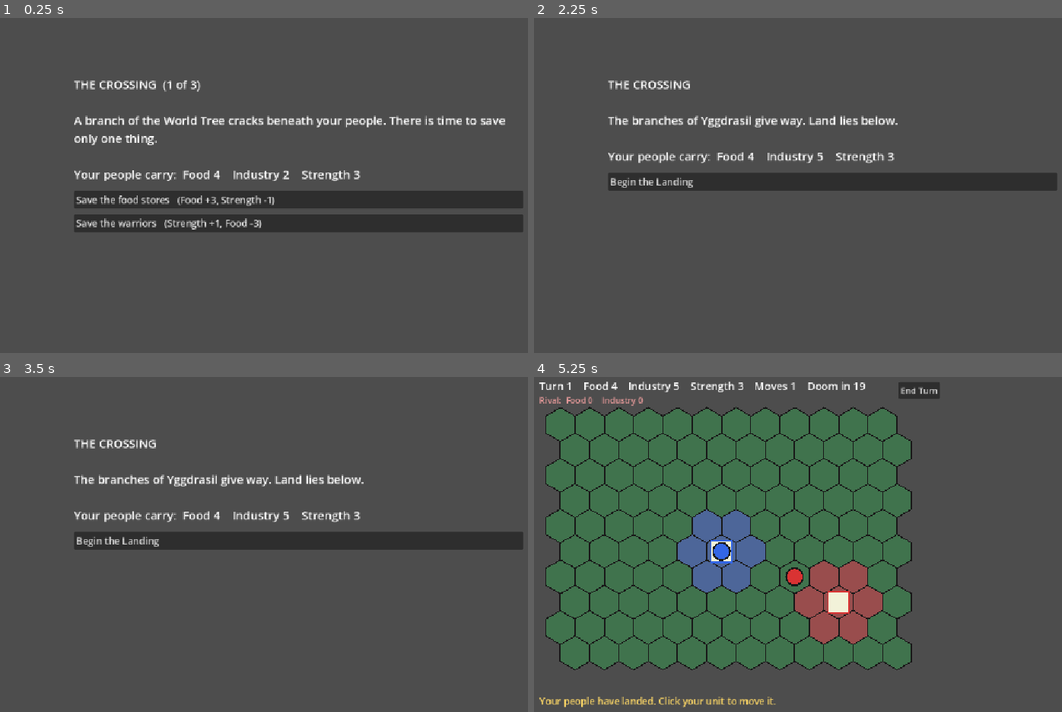
Above: before the commit, frames 1-4 (two rows, left to right).
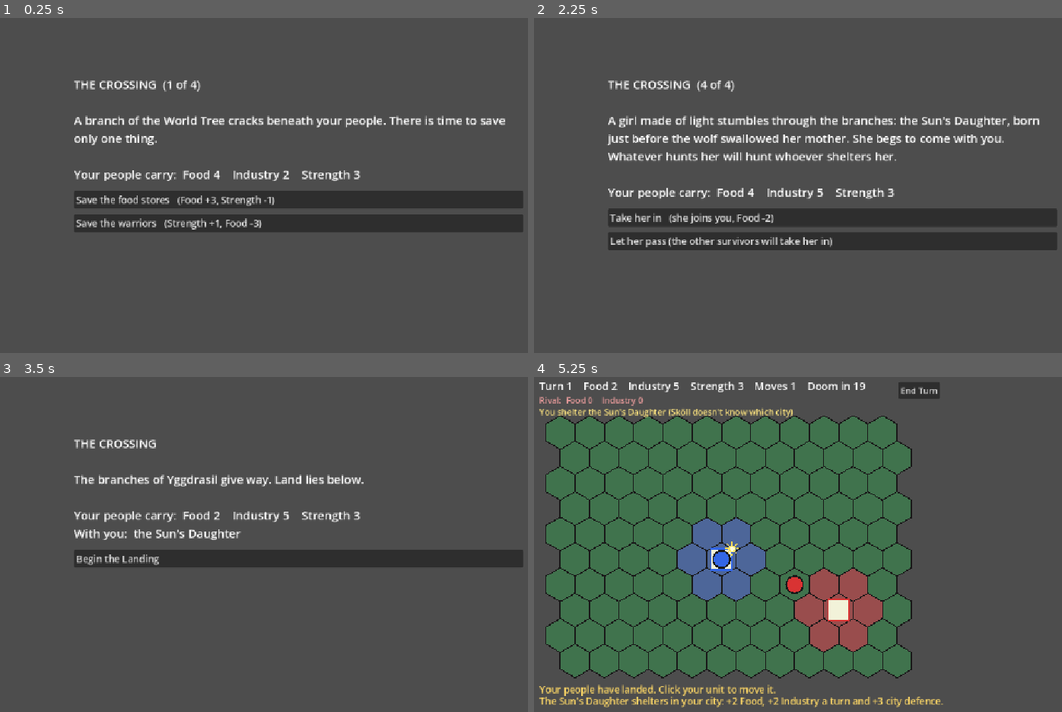
Above: after the commit, the same moments.

Repository: BnanaSkully/after-ragnorok-prototype
Game: Godot game, scene res://main.tscn
The game is run twice, just before and just after one commit, with the same random seed, the same clock (stepped at 60 frames per second) and the same inputs.
Inputs (mouse positions are in pixels of both pictures, inside the frame that each line leads up to):
- Up to frame 1 (0.25 s): no input
- Up to frame 2 (2.25 s): click "Save the food stores (Food +3…" at 0.5 s; click "Strip it for tools (Industry …" at 1.25 s; click "Stand and fight (Strength +1,…" at 2 s
- Up to frame 3 (3.5 s): click (300, 578) at 2.75 s, where only the run after the commit has a clickable "Take her in (she joins you, F…"
- Up to frame 4 (5.25 s): click "Begin the Landing" at 3.5 s; tap Enter at 4.25 s; move the mouse to (966, 524) at 4.27 s; click (966, 524) at 4.42 s; tap Space at 5 s; move the mouse to (713, 561) at 5.02 s; click (713, 561) at 5.17 s

The runs differ from the first frame. In frame 1, less than 0.1% of the frame differs, in the area x 36-38%, y 18-22%; in frame 2, 17%, in the area x 13-99%, y 18-70%; in frame 3, 8.8%; in frame 4, 14%.

Commit message:
Add the Sun's Daughter, won or lost during the Crossing
A fourth Crossing event lets the player take her in (Food -2) or let
her pass, in which case the rival's people shelter her. Her holder
gets +2 Food, +2 Industry a turn and +3 city defence. Sköll doesn't
know where she is: if he attacks her city and loses, Phase 3 starts
early; if he wins, he swallows her, rises to Strength 20 with a
blazing look, and the map goes dark.

Also fixes a rare bug where Sköll could stand on a unit after
destroying a city that an enemy unit had moved into: every unit in
a destroyed city now dies.

Co-Authored-By: Claude Opus 5.5 <noreply@anthropic.com>
Claude-Session: https://claude.ai/code/session_01Kpeg7E5nkYcPnqopYPPAon

Diff:
--- a/crossing_events.gd
+++ b/crossing_events.gd
@@ -30,4 +30,13 @@
 			{"label": "Drop the heavy gear and run", "effects": {"industry": -2}},
 		],
 	},
+	# The Sun's Daughter. "daughter": 1 means she joins the player; if the player
+	# lets her pass, the rival's people take her in instead.
+	{
+		"text": "A girl made of light stumbles through the branches: the Sun's Daughter, born just before the wolf swallowed her mother. She begs to come with you. Whatever hunts her will hunt whoever shelters her.",
+		"choices": [
+			{"label": "Take her in", "effects": {"daughter": 1, "food": -2}},
+			{"label": "Let her pass (the other survivors will take her in)", "effects": {}},
+		],
+	},
 ]
--- a/main.gd
+++ b/main.gd
@@ -3,12 +3,21 @@
 const HEX_SIZE := 32.0
 const COLS := 12
 const ROWS := 10
-const OFFSET := Vector2(60, 100)
+const OFFSET := Vector2(60, 115)
 const DOOM_TURN := 20 # survive until this turn and Phase 3 (chaos) begins
 const SKOLL_WARNING_TURN := 10 # howling warnings start on this turn
 const SKOLL_TURN := 14 # Sköll arrives on this turn
-const SKOLL_STRENGTH := 12
+const SKOLL_STRENGTH := 12 # his starting Strength
+const SKOLL_SWALLOWED_STRENGTH := 20 # his Strength after swallowing the Sun's Daughter
 const INDUSTRY_PER_DEFENCE := 5 # every 5 stored Industry adds 1 to a city's defence
+
+# The Sun's Daughter: a refugee met during the Crossing. If the player takes her in
+# she shelters in the player's city; if not, the rival's people take her in.
+const DAUGHTER_NAME := "the Sun's Daughter" # change her name here
+const DAUGHTER_FOOD := 2 # extra Food per turn for whoever shelters her
+const DAUGHTER_INDUSTRY := 2 # extra Industry per turn
+const DAUGHTER_DEFENCE := 3 # extra defence for the city sheltering her
+enum Daughter { SHELTERED, SWALLOWED }
 const NO_CELL := Vector2i(-1, -1)
 const MIN_LANDING_DISTANCE := 4 # how many hexes away from the rival's city you must land
 const Crossing := preload("res://crossing_events.gd") # the Crossing's events live in this file
@@ -40,6 +49,10 @@
 # Sköll, the wolf who swallowed the sun. He can't be killed, only driven back.
 var skoll_active := false
 var skoll_pos := NO_CELL
+var skoll_strength := SKOLL_STRENGTH
+
+var daughter_state := Daughter.SHELTERED
+var daughter_holder: Faction = null # who shelters her (decided during the Crossing)
 
 func _ready() -> void:
 	end_turn_button = Button.new()
@@ -75,6 +88,8 @@
 	player.unit_alive = false
 	player.food = Crossing.START_FOOD
 	player.industry = Crossing.START_INDUSTRY
+	daughter_state = Daughter.SHELTERED
+	daughter_holder = null
 	end_turn_button.visible = false
 	crossing_panel.visible = true
 	messages.clear()
@@ -84,11 +99,15 @@
 	for b in crossing_buttons.get_children():
 		b.queue_free()
 	var tally := "Your people carry:  Food %d    Industry %d    Strength %d" % [player.food, player.industry, player.strength]
+	if daughter_holder == player:
+		tally += "\nWith you:  %s" % DAUGHTER_NAME
 	if crossing_step < Crossing.EVENTS.size():
 		var event: Dictionary = Crossing.EVENTS[crossing_step]
 		crossing_label.text = "THE CROSSING  (%d of %d)\n\n%s\n\n%s" % [crossing_step + 1, Crossing.EVENTS.size(), event["text"], tally]
 		for choice in event["choices"]:
-			add_crossing_button("%s   (%s)" % [choice["label"], describe_effects(choice["effects"])], choose.bind(choice["effects"]))
+			var effects_text := describe_effects(choice["effects"])
+			var label: String = choice["label"] if effects_text == "" else "%s   (%s)" % [choice["label"], effects_text]
+			add_crossing_button(label, choose.bind(choice["effects"]))
 	else:
 		crossing_label.text = "THE CROSSING\n\nThe branches of Yggdrasil give way. Land lies below.\n\n%s" % tally
 		add_crossing_button("Begin the Landing", start_landing)
@@ -106,7 +125,10 @@
 func describe_effects(effects: Dictionary) -> String:
 	var parts: Array[String] = []
 	for key in effects:
-		parts.append("%s %+d" % [String(key).capitalize(), effects[key]])
+		if key == "daughter":
+			parts.append("she joins you")
+		else:
+			parts.append("%s %+d" % [String(key).capitalize(), effects[key]])
 	return ", ".join(parts)
 
 # Apply a choice's effects. Nothing can drop below 0 (Strength below 1).
@@ -114,6 +136,8 @@
 	player.food = maxi(0, player.food + effects.get("food", 0))
 	player.industry = maxi(0, player.industry + effects.get("industry", 0))
 	player.strength = maxi(1, player.strength + effects.get("strength", 0))
+	if effects.get("daughter", 0) > 0:
+		daughter_holder = player
 	crossing_step += 1
 	show_crossing_step()
 
@@ -121,6 +145,8 @@
 # The player has no city or unit yet and must pick a hex to settle.
 func start_landing() -> void:
 	phase = Phase.LANDING
+	if daughter_holder == null:
+		daughter_holder = rival # the player let her pass; the rival's people took her in
 	crossing_panel.visible = false
 	end_turn_button.visible = true
 	player.city_pos = NO_CELL
@@ -143,6 +169,10 @@
 	hover_cell = NO_CELL
 	end_turn_button.disabled = false
 	messages = ["Your people have landed. Click your unit to move it."]
+	if daughter_holder == player:
+		add_message("%s shelters in your city: +%d Food, +%d Industry a turn and +%d city defence." % [DAUGHTER_NAME.capitalize(), DAUGHTER_FOOD, DAUGHTER_INDUSTRY, DAUGHTER_DEFENCE])
+	else:
+		add_message("%s shelters in %s's city." % [DAUGHTER_NAME.capitalize(), daughter_holder.name])
 	queue_redraw()
 
 func end_turn() -> void:
@@ -152,13 +182,16 @@
 	rival_take_turn()
 	turn += 1
 	skoll_take_turn()
-	if game_over: # Sköll may have destroyed the player's city
+	if game_over: # Sköll may have destroyed the player's city or found the Daughter
 		return
 	for f in factions:
 		if f.city_pos == NO_CELL:
 			continue # this faction's city has fallen; it's out of the game
 		f.food += 2
 		f.industry += 1
+		if f == daughter_holder:
+			f.food += DAUGHTER_FOOD
+			f.industry += DAUGHTER_INDUSTRY
 		f.unit_moves = 1
 		# A destroyed unit returns at its city, as long as the city hex is free.
 		if not f.unit_alive and not is_blocked(f.city_pos):
@@ -261,30 +294,54 @@
 		skoll_pos = best
 
 # A city's defence: its unit's Strength if the unit is standing in it,
-# plus 1 for every INDUSTRY_PER_DEFENCE Industry stored.
+# plus 1 for every INDUSTRY_PER_DEFENCE Industry stored,
+# plus DAUGHTER_DEFENCE if it shelters the Sun's Daughter.
 func city_defence(f: Faction) -> int:
 	var defence := f.industry / INDUSTRY_PER_DEFENCE
 	if f.unit_alive and f.unit_pos == f.city_pos:
 		defence += f.strength
+	if f == daughter_holder:
+		defence += DAUGHTER_DEFENCE
 	return defence
 
+# Sköll doesn't know who shelters the Daughter. He only finds out after
+# the battle, if she turns out to be in the city he attacked.
 func skoll_attacks_city(f: Faction) -> void:
 	var defence := city_defence(f)
-	var chance := win_chance(SKOLL_STRENGTH, defence)
+	var chance := win_chance(skoll_strength, defence)
+	var she_is_here := f == daughter_holder
 	if randf() < chance:
 		add_message("Sköll attacked %s's city (defence %d) and destroyed it (%s)." % [f.name, defence, odds_text(chance)])
 		skoll_pos = f.city_pos
+		for u in factions: # every unit inside the city dies, not just the owner's
+			if u.unit_alive and u.unit_pos == f.city_pos:
+				u.unit_alive = false
+				u.unit_pos = NO_CELL
 		f.city_pos = NO_CELL
 		f.unit_alive = false
 		f.unit_pos = NO_CELL
+		if she_is_here:
+			skoll_swallows_daughter()
 		if f == player:
-			end_game("Your city has fallen", "Sköll devoured your people on turn %d." % turn)
+			var how := "and swallowed %s. The world goes dark." % DAUGHTER_NAME if she_is_here else "on turn %d." % turn
+			end_game("Your city has fallen", "Sköll devoured your people %s" % how)
 	else:
 		add_message("%s's city (defence %d) drove Sköll back! (He had a %s.)" % [f.name, defence, odds_text(chance)])
 		drive_skoll_back()
+		if she_is_here:
+			var whose := "your city" if f == player else "%s's city" % f.name
+			end_game("Sköll has found %s" % DAUGHTER_NAME,
+				"He lost the battle, but now he knows she hides in %s.\nPHASE 3 BEGINS EARLY on turn %d: he will charge there again.\n(Phase 3 is not built yet.)" % [whose, turn])
+
+# Sköll becomes the sun: much stronger, and the whole map goes dark.
+func skoll_swallows_daughter() -> void:
+	daughter_state = Daughter.SWALLOWED
+	daughter_holder = null
+	skoll_strength = SKOLL_SWALLOWED_STRENGTH
+	add_message("Sköll swallowed %s! He is the sun now (Strength %d), and the world goes dark." % [DAUGHTER_NAME, skoll_strength])
 
 func skoll_attacks_unit(f: Faction) -> void:
-	var chance := win_chance(SKOLL_STRENGTH, f.strength)
+	var chance := win_chance(skoll_strength, f.strength)
 	if randf() < chance:
 		add_message("Sköll attacked %s's unit and destroyed it (%s)." % [f.name, odds_text(chance)])
 		skoll_pos = f.unit_pos
@@ -295,7 +352,7 @@
 		drive_skoll_back()
 
 func player_attacks_skoll() -> void:
-	var chance := win_chance(player.strength, SKOLL_STRENGTH)
+	var chance := win_chance(player.strength, skoll_strength)
 	if randf() < chance:
 		add_message("You drove Sköll back (%s)!" % odds_text(chance))
 		drive_skoll_back()
@@ -404,6 +461,9 @@
 func _draw() -> void:
 	if phase == Phase.CROSSING:
 		return # the Crossing panel is shown instead of the map
+	var dark := daughter_state == Daughter.SWALLOWED # Sköll swallowed the new sun
+	if dark:
+		draw_rect(get_viewport_rect(), Color(0.03, 0.03, 0.05))
 	# Map: green by default, tinted for each faction's city territory,
 	# yellow for hexes the selected player unit can move to,
 	# orange-red for an enemy it can attack.
@@ -415,6 +475,8 @@
 			for f in factions:
 				if f.city_pos != NO_CELL and (c == f.city_pos or is_neighbour(f.city_pos, c)):
 					fill = f.territory_color
+			if dark:
+				fill = fill.darkened(0.7)
 			if phase == Phase.LANDING:
 				if not can_land_at(c):
 					fill = fill.darkened(0.6) # too close to the rival
@@ -436,6 +498,8 @@
 		var cc := hex_center(f.city_pos)
 		draw_rect(Rect2(cc - Vector2(20, 20), Vector2(40, 40)), Color(0.95, 0.95, 0.85))
 		draw_rect(Rect2(cc - Vector2(20, 20), Vector2(40, 40)), f.unit_color, false, 3.0)
+		if f == daughter_holder:
+			draw_sun(cc + Vector2(20, -20), 7.0) # a little sun on the city sheltering her
 
 	for f in factions:
 		if not f.unit_alive:
@@ -446,11 +510,19 @@
 		draw_circle(hex_center(f.unit_pos), HEX_SIZE * 0.45, f.unit_color)
 
 	# Sköll: a big black circle with fire inside and the swallowed sun at its heart.
+	# After swallowing the Daughter he blazes: bigger, with a glow around him.
 	if skoll_active:
 		var sc := hex_center(skoll_pos)
-		draw_circle(sc, HEX_SIZE * 0.75, Color(0.05, 0.05, 0.05))
-		draw_circle(sc, HEX_SIZE * 0.6, Color(0.95, 0.4, 0.05))
-		draw_circle(sc, HEX_SIZE * 0.28, Color(1.0, 0.9, 0.3))
+		if daughter_state == Daughter.SWALLOWED:
+			draw_circle(sc, HEX_SIZE * 1.4, Color(1.0, 0.5, 0.1, 0.18))
+			draw_circle(sc, HEX_SIZE * 1.1, Color(1.0, 0.6, 0.1, 0.3))
+			draw_circle(sc, HEX_SIZE * 0.9, Color(0.05, 0.05, 0.05))
+			draw_circle(sc, HEX_SIZE * 0.75, Color(1.0, 0.45, 0.05))
+			draw_circle(sc, HEX_SIZE * 0.45, Color(1.0, 0.95, 0.6))
+		else:
+			draw_circle(sc, HEX_SIZE * 0.75, Color(0.05, 0.05, 0.05))
+			draw_circle(sc, HEX_SIZE * 0.6, Color(0.95, 0.4, 0.05))
+			draw_circle(sc, HEX_SIZE * 0.28, Color(1.0, 0.9, 0.3))
 
 	var font := ThemeDB.fallback_font
 	var info := "Turn %d    Food %d    Industry %d    Strength %d    Moves %d    Doom in %d" % [turn, player.food, player.industry, player.strength, player.unit_moves, DOOM_TURN - turn]
@@ -462,6 +534,13 @@
 	if skoll_active and player.city_pos != NO_CELL:
 		var skoll_info := "Sköll is %d hexes from your city    Your city's defence: %d" % [hex_distance(skoll_pos, player.city_pos), city_defence(player)]
 		draw_string(font, Vector2(260, 60), skoll_info, HORIZONTAL_ALIGNMENT_LEFT, -1, 16, Color(1.0, 0.6, 0.2))
+	var daughter_info := ""
+	match daughter_state:
+		Daughter.SHELTERED when daughter_holder != null:
+			daughter_info = "%s %s (Sköll doesn't know which city)" % ["You shelter" if daughter_holder == player else daughter_holder.name + " shelters", DAUGHTER_NAME]
+		Daughter.SWALLOWED:
+			daughter_info = "Sköll swallowed %s. He is the sun now (Strength %d)." % [DAUGHTER_NAME, skoll_strength]
+	draw_string(font, Vector2(20, 82), daughter_info, HORIZONTAL_ALIGNMENT_LEFT, -1, 16, Color(1.0, 0.9, 0.5))
 
 	# Messages, newest at the bottom.
 	var screen := get_viewport_rect().size
@@ -508,3 +587,11 @@
 		else:
 			unit_selected = false
 		queue_redraw()
+
+# A small sun: a gold circle with rays.
+func draw_sun(center: Vector2, radius: float) -> void:
+	for i in 8:
+		var dir := Vector2.RIGHT.rotated(TAU * i / 8.0)
+		draw_line(center + dir * radius * 1.2, center + dir * radius * 1.9, Color(1.0, 0.85, 0.3), 2.0)
+	draw_circle(center, radius, Color(1.0, 0.9, 0.4))
+	draw_circle(center, radius * 0.6, Color(1.0, 1.0, 0.85))
Not shown, changed: CLAUDE.md
